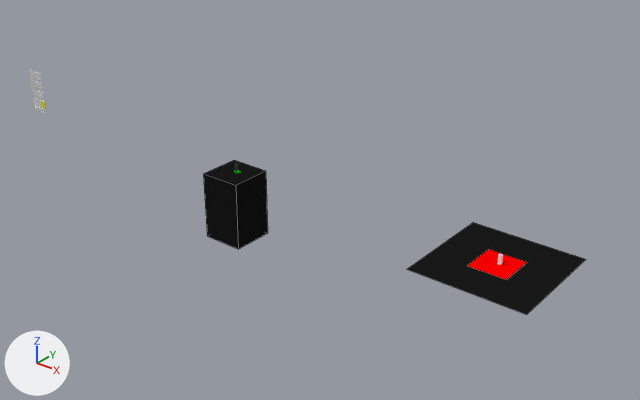
One commit to the Blender file block_editor.blend: the scene before it, then after it.
Camera for both pictures: a 50 mm lens placed at (195.0, -198.0, 123.0), pointed at (9.0, 34.0, -21.0). Lighting does not change. The marker at lower left points along +X, +Y and +Z. Mesh edges are drawn as thin lines on the coarser meshes.

In view in the first picture: 'ground.block_editor', 'ground.building_editor', 'preview.block_preview'.
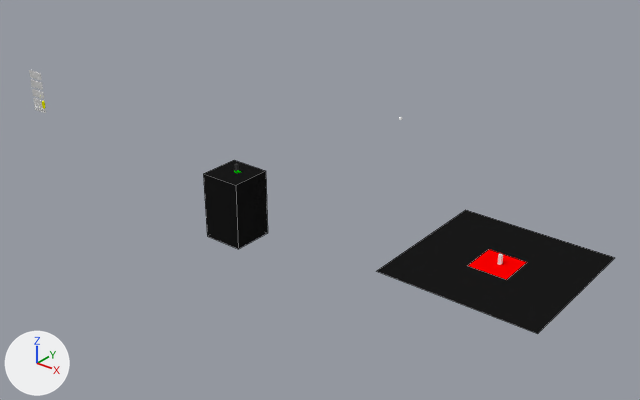
Where the newer file only moved an object's origin or applied its transform, the numbers keep the older frame.

What changed in the scene script:
```text
Change me_ground_building_editor:
    where me_ground_building_editor.from_pydata(...)  # 4 vertices, 1 face; spans x -9.0..9.0, y -9.0..9.0, z 0.0
    used by ob_ground_building_editor; location = (99.5, -0.5, -0.1); scale = (2.0, 2.0, 2.0)
    me_ground_building_editor part 1
    me_ground_building_editor.vertices[0].co: (-9.0, -9.0, 0.0) -> (-12.0, -12.0, 0.0)  # pixel (406, 269) -> pixel (376, 271)
    me_ground_building_editor.vertices[1].co: (9.0, -9.0, 0.0) -> (12.0, -12.0, 0.0)  # pixel (526, 314) -> pixel (537, 333)
    me_ground_building_editor.vertices[2].co: (-9.0, 9.0, 0.0) -> (-12.0, 12.0, 0.0)  # pixel (473, 222) -> pixel (465, 209)
    me_ground_building_editor.vertices[3].co: (9.0, 9.0, 0.0) -> (12.0, 12.0, 0.0)  # pixel (586, 259) -> pixel (615, 257)
```

Boxes [x1, y1, x2, y2] around the edits, measured in the pictures (640 x 400 px):
'ground.building_editor', reshaped (33% wider, 33% taller): before [407, 222, 586, 315]; after [377, 210, 615, 334]
